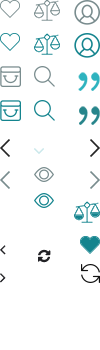
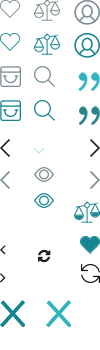
Revision of a layered 100×350 image; what changed, layer by layer:
added layer "X" (1st of 2) above "X" over [46, 300, 71, 327]
added layer "X" (2nd of 2) above "20-ecommerce - shopping bag copy 2" over [0, 300, 25, 327]
